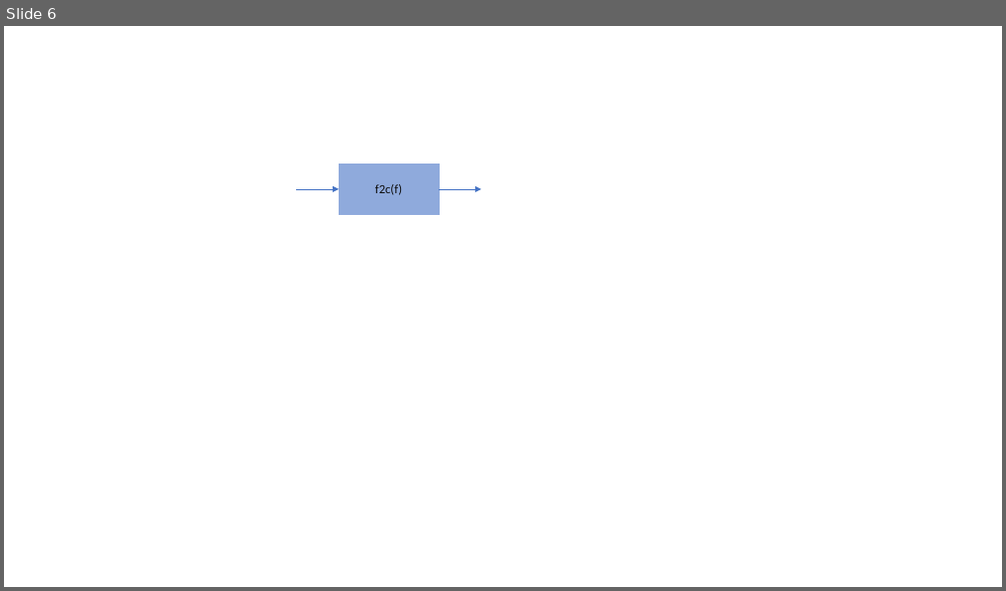
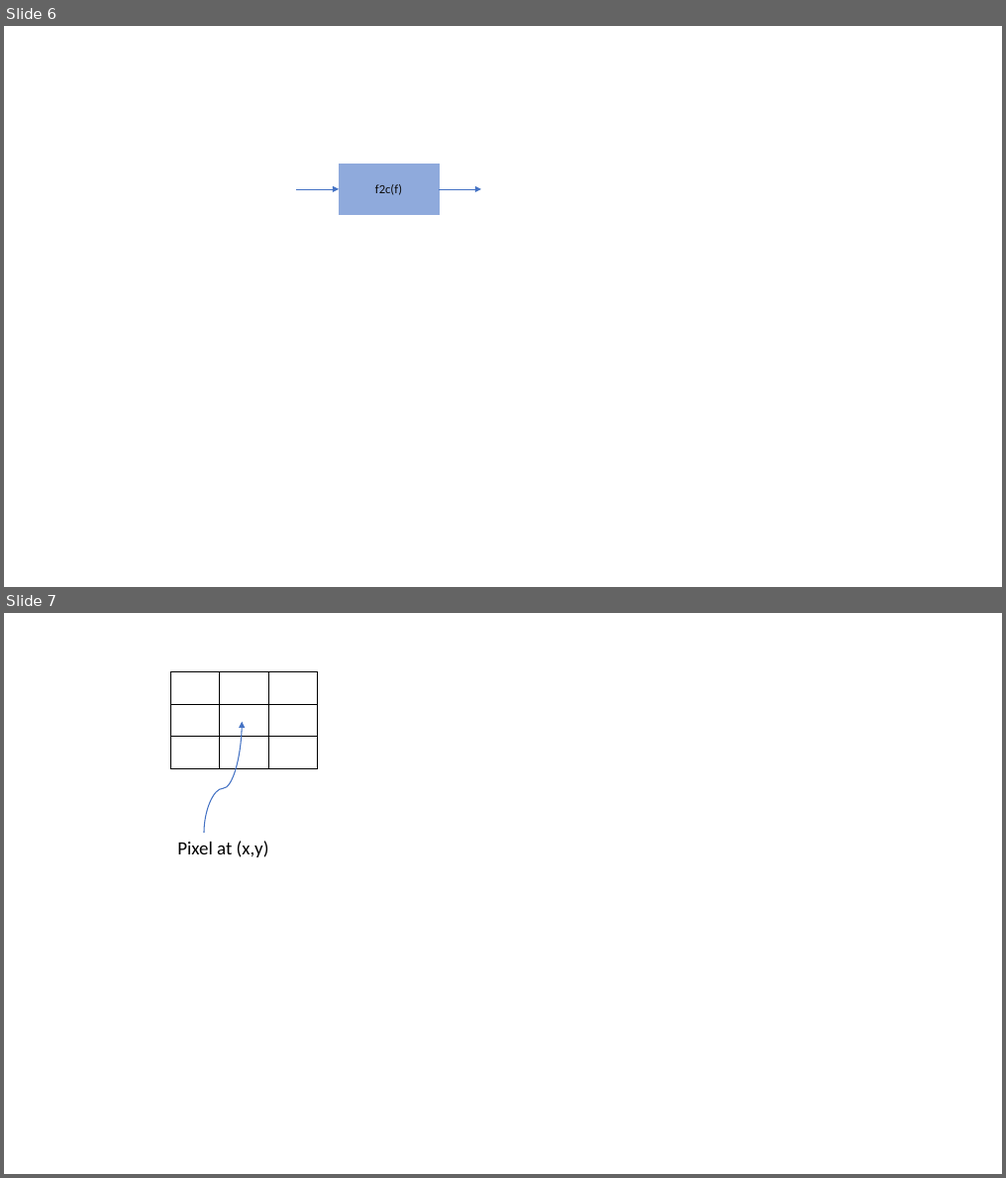
Before and after one commit to edharcourt/CS140, a slide deck: images/pygame_rect_window.pptx. Shown one above the other, each under a label of ours: slide 6 before the commit, slides 6 and 7 after it. The pictures are 1006x591 and 1006x1178 pixels, drawn with LibreOffice and Linux fonts; fonts in the diff are those of the drawing. Boxes give left, top, right and bottom in pixels: in the first picture for what was removed or moved away, otherwise in the second. Text is boxed around its words. In the diff, an @@ line names an element or a change of style, - is before the commit and + after.

```diff
--- a/images/pygame_rect_window.pptx
+++ b/images/pygame_rect_window.pptx
@@ slide 7 added at [4, 613, 1002, 1174], background #FFFFFF @@
@@ table added at [170, 672, 319, 769], 3 rows, 3 columns @@
+ |  | 
+ |  | 
+ |  | 
@@ curved arrow added from (204, 833) to (242, 722), #4472C4 1 pt @@
@@ text added at [177, 841, 269, 858], 18 pt, text #000000 @@
+Pixel at (x,y)
```
Also in this commit, not shown: 1 other slide added, 3 other files.
